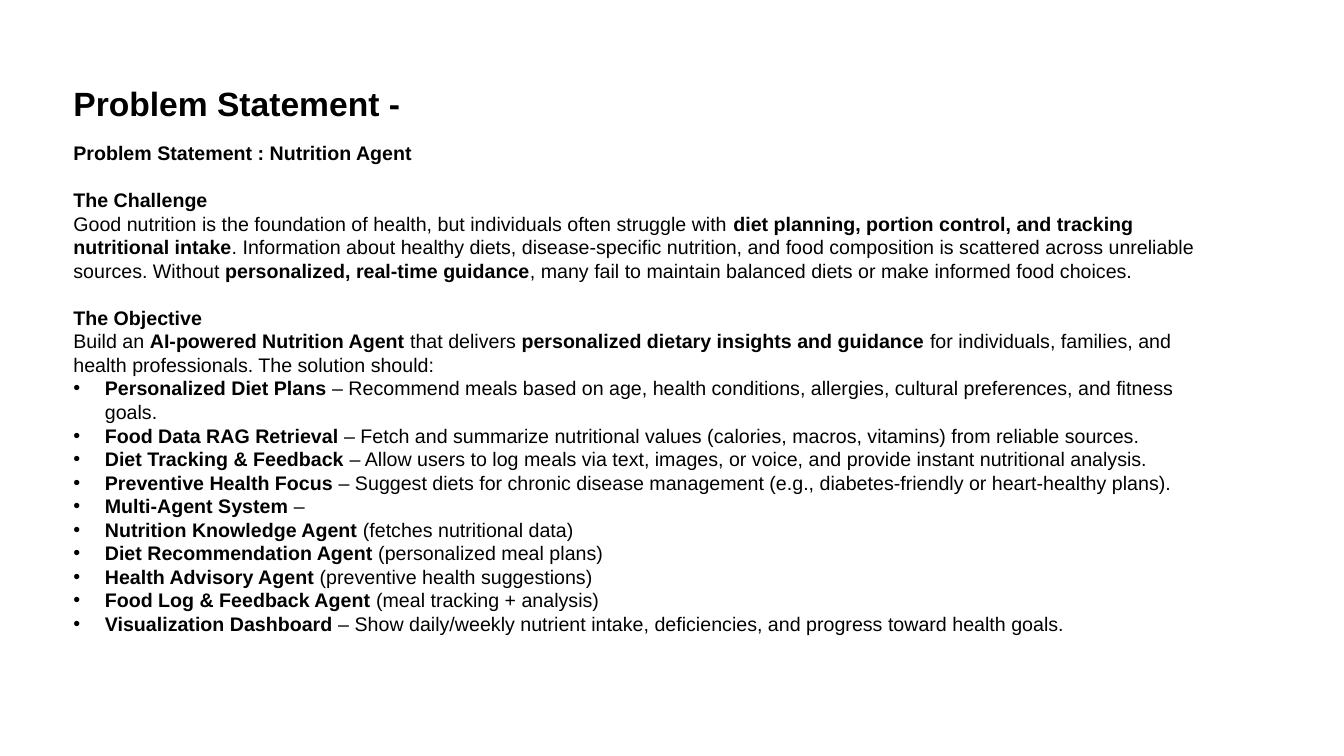
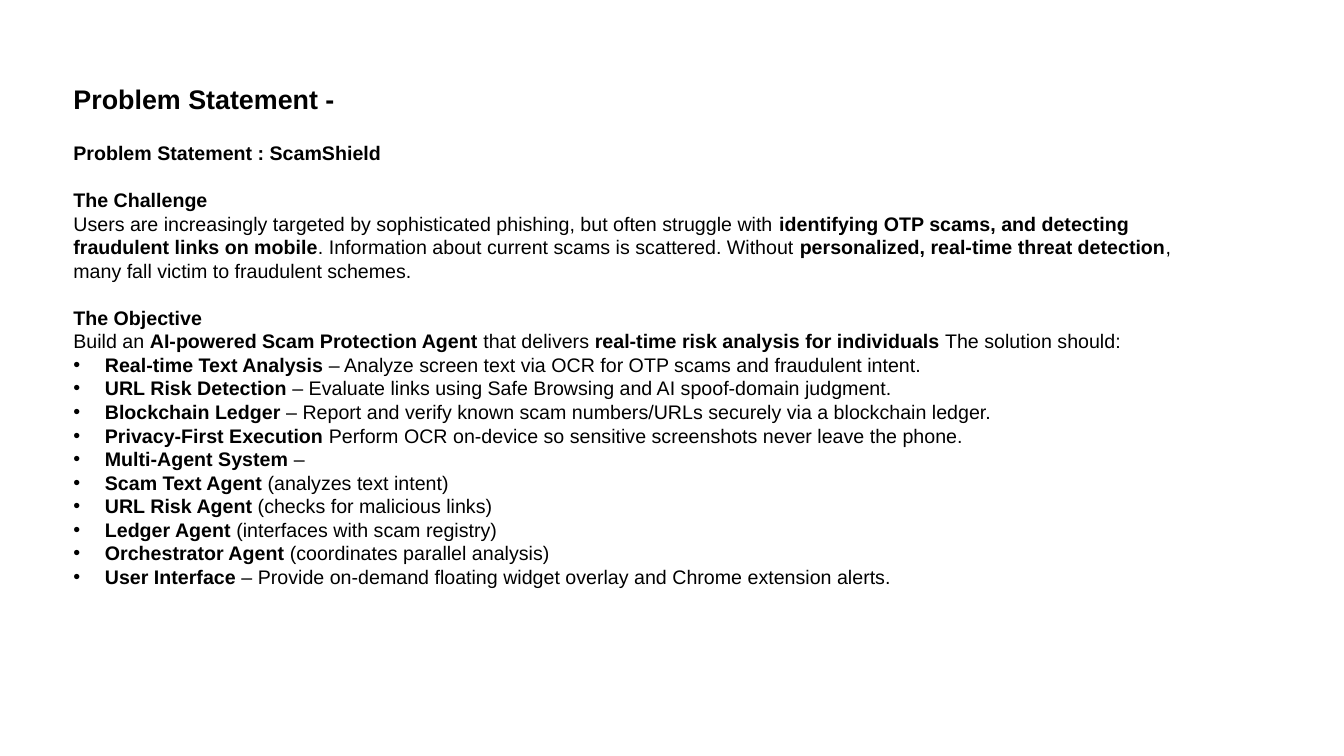
Before and after one commit to Asqi06/IBMhack, a slide deck: slide 3 of ibm.pptx. Drawn at 1344x756 pixels with LibreOffice and Linux fonts; fonts in the diff are those of the drawing. Boxes give left, top, right and bottom in pixels: in the first picture for what was removed or moved away, otherwise in the second. Text is boxed around its words. In the diff, an @@ line names an element or a change of style, - is before the commit and + after.

Commit message:
chore: sync Android SMS retriever, widget & overlay fixes + ibm.pptx + gitignore
- Add SmsReceiver (SMS_RETRIEVED_ACTION) privacy-safe, SmsRetrieverHelper tweak
- FloatingWidgetService / MainActivity polish (overlay, health chips, lint fixes)
- Update strings.xml, ApiClient minor fix, OcrHelper tweak
- Ignore android/.idea, gradle zip, temp scripts

```diff
--- a/ibm.pptx
+++ b/ibm.pptx
@@ text "Problem Statement -" at bbox=[73, 89, 318, 110]: size 24 to 19.2 pt @@
@@ text at bbox=[73, 145, 381, 161]: text changed @@
-Problem Statement : Nutrition Agent
+Problem Statement : ScamShield
@@ text at bbox=[73, 216, 1171, 282]: text changed @@
-Good nutrition is the foundation of health, but individuals often struggle with diet planning, portion control, and tracking nutritional intake. Information about healthy diets, disease-specific nutrition, and food composition is scattered across unreliable sources. Without personalized, real-time guidance, many fail to maintain balanced diets or make informed food choices.
+Users are increasingly targeted by sophisticated phishing, but often struggle with identifying OTP scams, and detecting fraudulent links on mobile. Information about current scams is scattered. Without personalized, real-time threat detection, many fall victim to fraudulent schemes.
@@ text at bbox=[73, 333, 1120, 447]: text changed @@
-Build an AI-powered Nutrition Agent that delivers personalized dietary insights and guidance for individuals, families, and health professionals. The solution should:
-• Personalized Diet Plans – Recommend meals based on age, health conditions, allergies, cultural preferences, and fitness goals.
-• Food Data RAG Retrieval – Fetch and summarize nutritional values (calories, macros, vitamins) from reliable sources.
-• Diet Tracking & Feedback – Allow users to log meals via text, images, or voice, and provide instant nutritional analysis.
-• Preventive Health Focus – Suggest diets for chronic disease management (e.g., diabetes-friendly or heart-healthy plans).
+Build an AI-powered Scam Protection Agent that delivers real-time risk analysis for individuals The solution should:
+• Real-time Text Analysis – Analyze screen text via OCR for OTP scams and fraudulent intent.
+• URL Risk Detection – Evaluate links using Safe Browsing and AI spoof-domain judgment.
+• Blockchain Ledger – Report and verify known scam numbers/URLs securely via a blockchain ledger.
+• Privacy-First Execution Perform OCR on-device so sensitive screenshots never leave the phone.
@@ text at bbox=[105, 475, 890, 588]: text changed @@
-• Nutrition Knowledge Agent (fetches nutritional data)
-• Diet Recommendation Agent (personalized meal plans)
-• Health Advisory Agent (preventive health suggestions)
-• Food Log & Feedback Agent (meal tracking + analysis)
-• Visualization Dashboard – Show daily/weekly nutrient intake, deficiencies, and progress toward health goals.
+• Scam Text Agent (analyzes text intent)
+• URL Risk Agent (checks for malicious links)
+• Ledger Agent (interfaces with scam registry)
+• Orchestrator Agent (coordinates parallel analysis)
+• User Interface – Provide on-demand floating widget overlay and Chrome extension alerts.
```
Also in this commit, not shown: 12 other slides changed, 2 slides removed, 10 other files.
